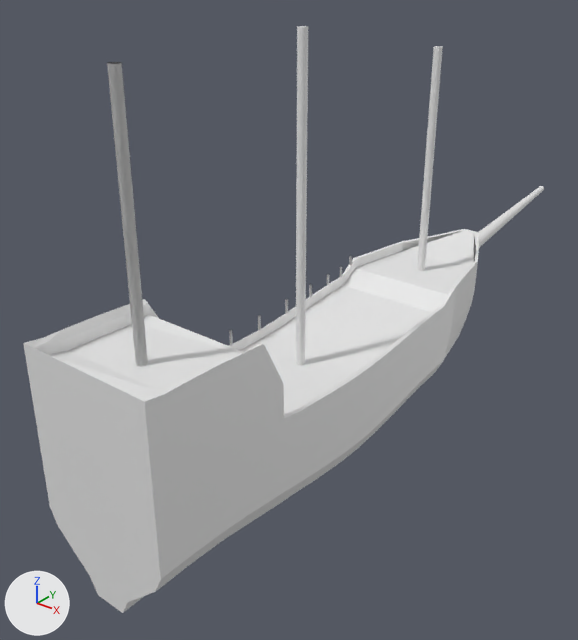
Renders of the Blender file ship.blend from each side of a commit.
The view is the same before and after, from a 50 mm camera at (40.7, -52.5, 43.0) aimed at (-7.7, 7.9, 5.5). Every picture has the same lights, and +X, +Y and +Z are marked at lower left.
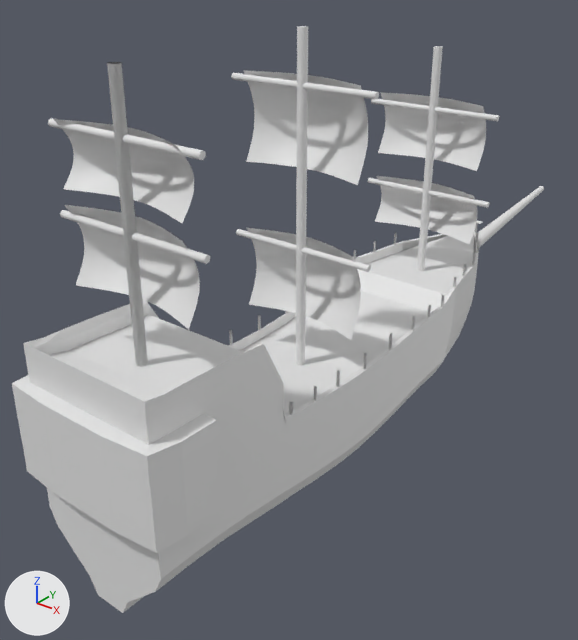
Commit message: sails of the ship

Edits to the bpy script that builds the scene:
```text
Change me_cylinder_001:
    used by ob_cylinder; location = (-6.3, 9.8, 8.9); scale = (0.132, 0.132, 0.995)
    remove me_cylinder_001.from_pydata(...)  # 1924 vertices, 1020 faces; spans x -1.0..69.0, y -146.0..136.0, z -2.0..2.0
    add me_cylinder_001.from_pydata(...)  # 8184 vertices, 4190 faces; spans x -1.0..102.0, y -146.0..182.0, z -2.0..3.0
    me_cylinder_001 part 1: the loose piece of 64 vertices spanning x -1.0..1.0, y 55.0..57.0, z 0.0..2.0 is moved by (0.0, 6.0, 0.0)
    me_cylinder_001 part 2: 20 vertices moved within x -1.0..1.0, y 43.0, z -1.0..1.0; 276 vertices removed from x -1.0..1.0, y 41.0..42.0, z -1.0..1.0; 4488 vertices added at x -1.0..102.0, y -146.0..182.0, z -2.0..3.0
Change me_cube_003:
    used by ob_cube; location = (0.0, 0.0, 0.0)
    remove me_cube_003.from_pydata(...)  # 1331 vertices, 1090 faces, 19 loose edges; spans x -6.4..6.4, y -24.4..56.3, z -21.2..36.3
    add me_cube_003.from_pydata(...)  # 7306 vertices, 6550 faces, 4 loose edges; spans x -7.7..7.7, y -25.7..56.3, z -6.7..36.3
    me_cube_003 part 3: 6 vertices removed from x -6.4..6.4, y -24.4..-20.9, z 9.5; 5997 vertices added at x -7.7..7.7, y -25.7..33.7, z -6.7..32.5
```

Boxes [x1, y1, x2, y2] around the edits, measured in the pictures (578 x 640 px; the box of a moved part takes in the faces that stretch with it):
'Cube', reshaped
    before: [23, 26, 544, 613]
    after: [12, 26, 544, 613]
'Cylinder', reshaped
    before: [229, 256, 352, 345]
    after: [229, 220, 483, 415]
part 1 of me_cylinder_001, moved or reshaped
    before: [349, 256, 352, 265]
    after: [353, 251, 356, 260]
part 2 of me_cylinder_001, built on
    before: [340, 267, 342, 278]
    after: [289, 220, 483, 415]
part 3 of me_cube_003, built on
    before: [26, 361, 205, 540]
    after: [12, 70, 499, 564]
